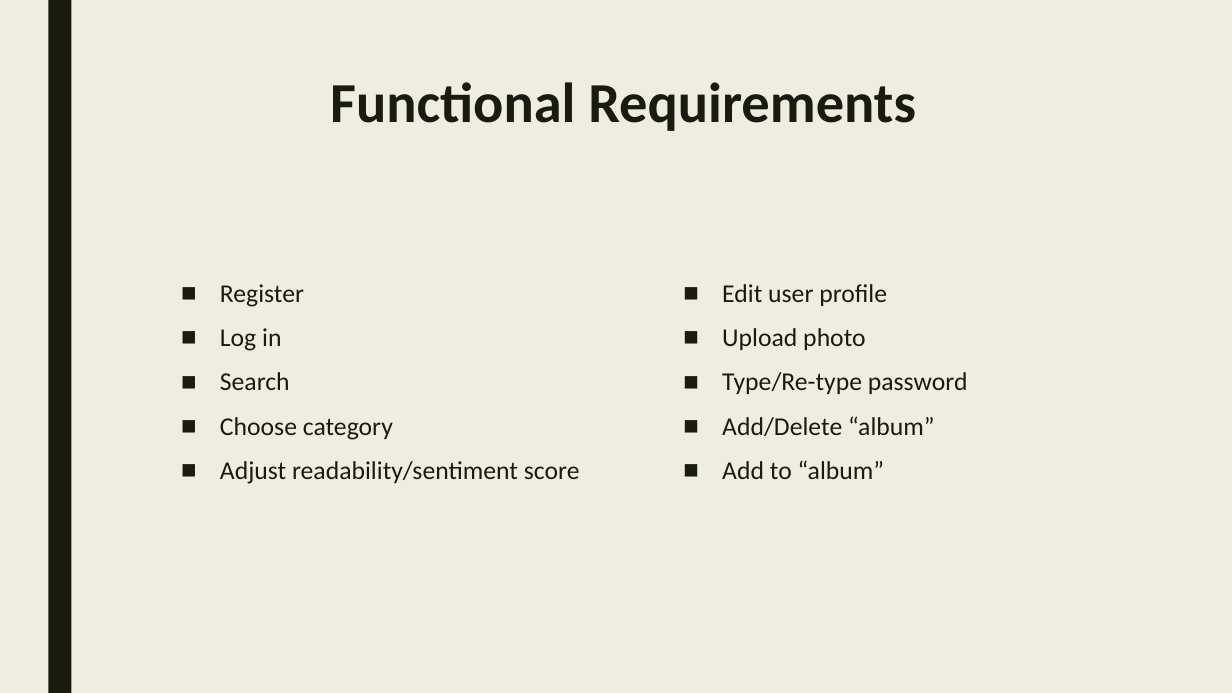
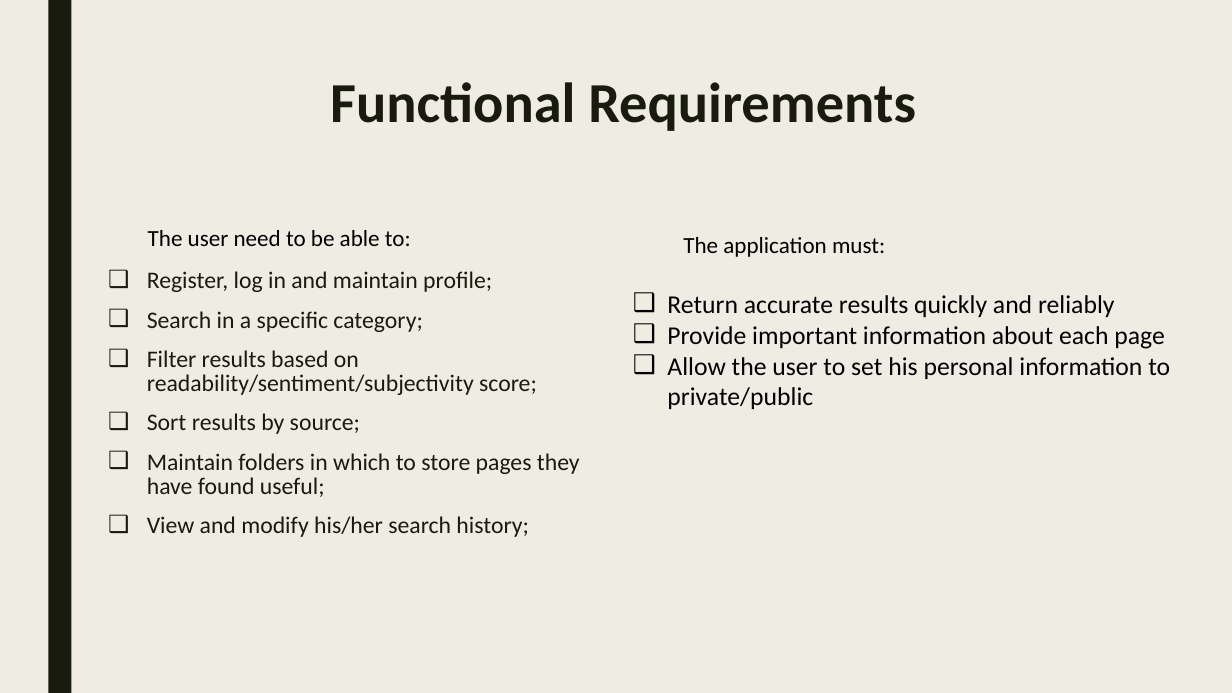
Before and after one commit to violet-g/e-health, a slide deck: slide 8 of General/e-health.pptx. Drawn at 1232x693 pixels with LibreOffice and Linux fonts; fonts in the diff are those of the drawing. Boxes give left, top, right and bottom in pixels: in the first picture for what was removed or moved away, otherwise in the second. Text is boxed around its words. In the diff, an @@ line names an element or a change of style, - is before the commit and + after.

```diff
--- a/General/e-health.pptx
+++ b/General/e-health.pptx
@@ text added at <box>148,230,411,246</box>, 18 pt, text #000000 @@
+The user need to be able to:
@@ text added at <box>683,237,885,257</box>, 18 pt, text #000000 @@
+The application must:
@@ text at <box>147,271,580,537</box>: text changed; size 20 to 18.5 pt @@
-■ Register
-■ Log in
-■ Search
-■ Choose category
-■ Adjust readability/sentiment score
+❑ Register, log in and maintain profile;
+❑ Search in a specific category;
+❑ Filter results based on readability/sentiment/subjectivity score;
+❑ Sort results by source;
+❑ Maintain folders in which to store pages they have found useful;
+❑ View and modify his/her search history;
@@ text added at <box>667,295,1170,409</box>, 20 pt, text #000000 @@
+❑ Return accurate results quickly and reliably
+❑ Provide important information about each page
+❑ Allow the user to set his personal information to private/public
@@ text removed at <box>722,284,968,479</box> @@
-■ Edit user profile
-■ Upload photo
-■ Type/Re-type password
-■ Add/Delete “album”
-■ Add to “album”
```
Also in this commit, not shown: 3 other slides changed.
